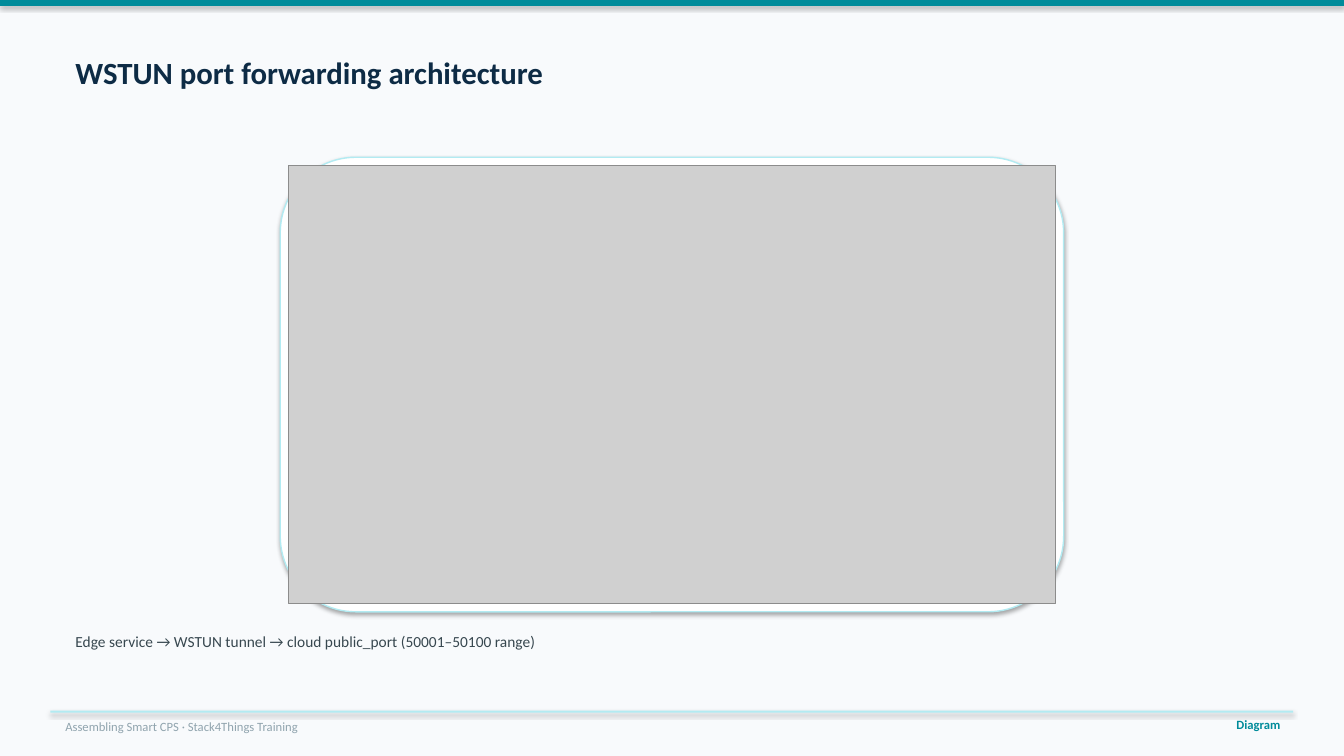
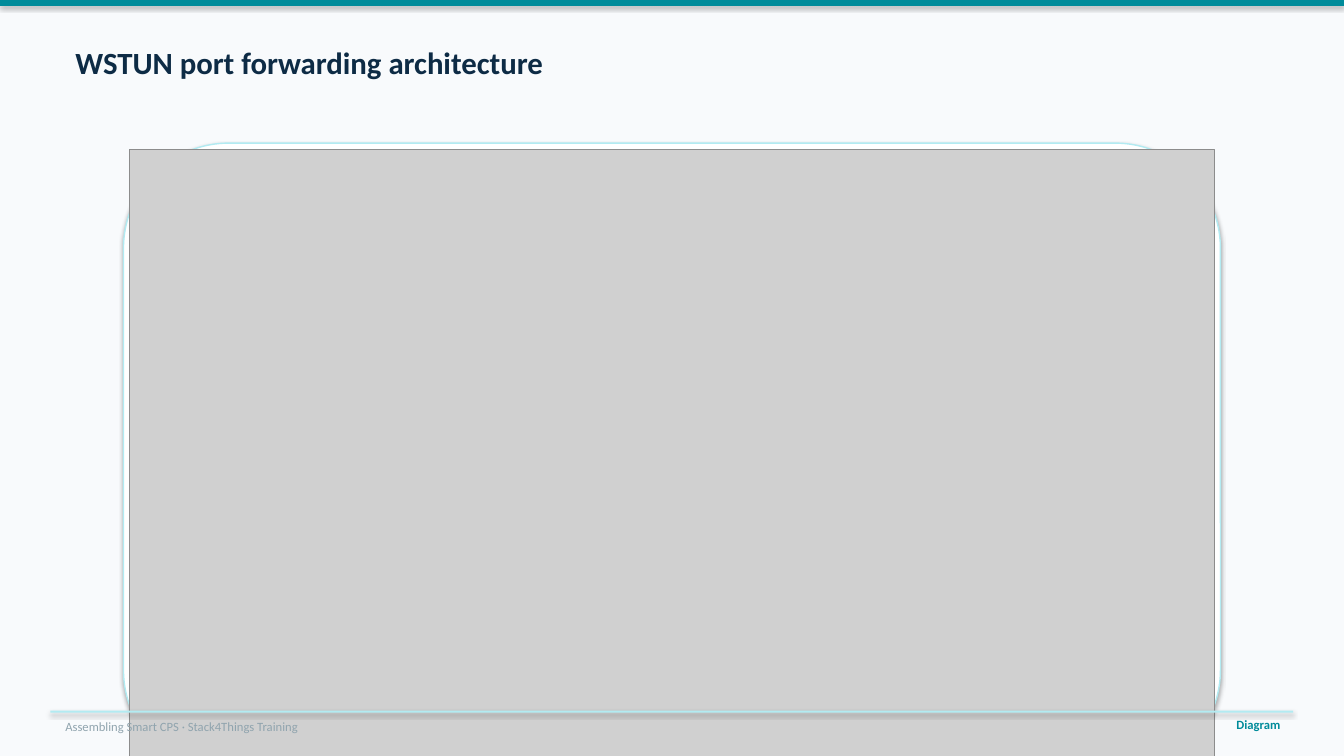
Before and after one commit to lucadagati/AssemblyingCPS_training, a slide deck: slide 17 of slides/ModuleF_WebServices_WoT_EN.pptx. Drawn at 1344x756 pixels with LibreOffice and Linux fonts; fonts in the diff are those of the drawing; grey boxes stand for pictures. Boxes give left, top, right and bottom in pixels: in the first picture for what was removed or moved away, otherwise in the second. Text is boxed around its words. In the diff, an @@ line names an element or a change of style, - is before the commit and + after.

```diff
--- a/slides/ModuleF_WebServices_WoT_EN.pptx
+++ b/slides/ModuleF_WebServices_WoT_EN.pptx
@@ text "WSTUN port forwarding architecture": place and size @@
-text "WSTUN port forwarding architecture" at box(75, 62, 543, 90)
+text "WSTUN port forwarding architecture" at box(75, 52, 543, 80)
@@ rounded rectangle: place and size @@
-rounded rectangle at box(280, 157, 1064, 612)
+rounded rectangle at box(124, 143, 1221, 756)
@@ picture: place and size @@
-picture at box(288, 165, 1056, 604)
+picture at box(130, 149, 1215, 756)
@@ text removed at box(75, 636, 535, 650) @@
-Edge service → WSTUN tunnel → cloud public_port (50001–50100 range)
```
Also in this commit, not shown: 47 other slides changed, 15 other files.
